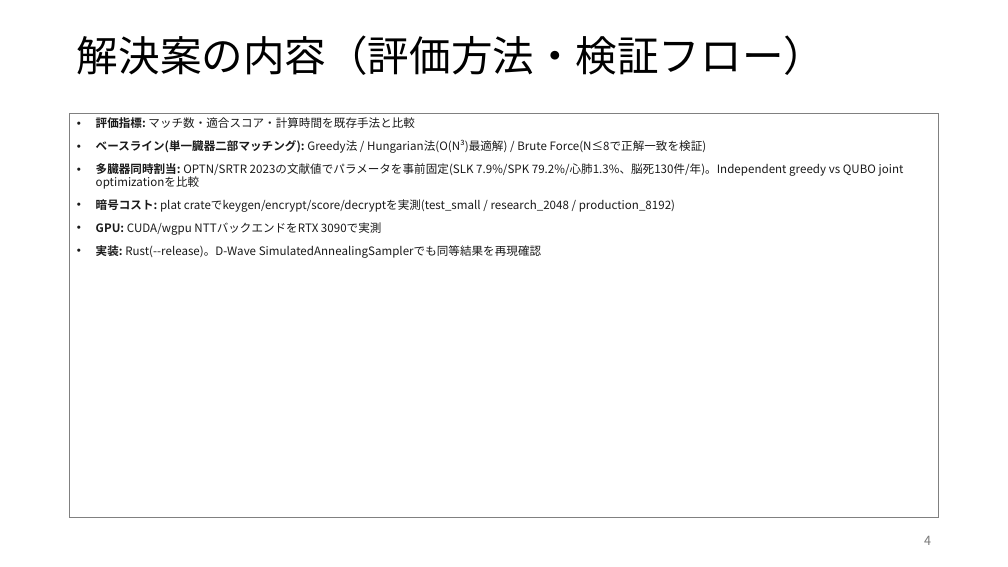
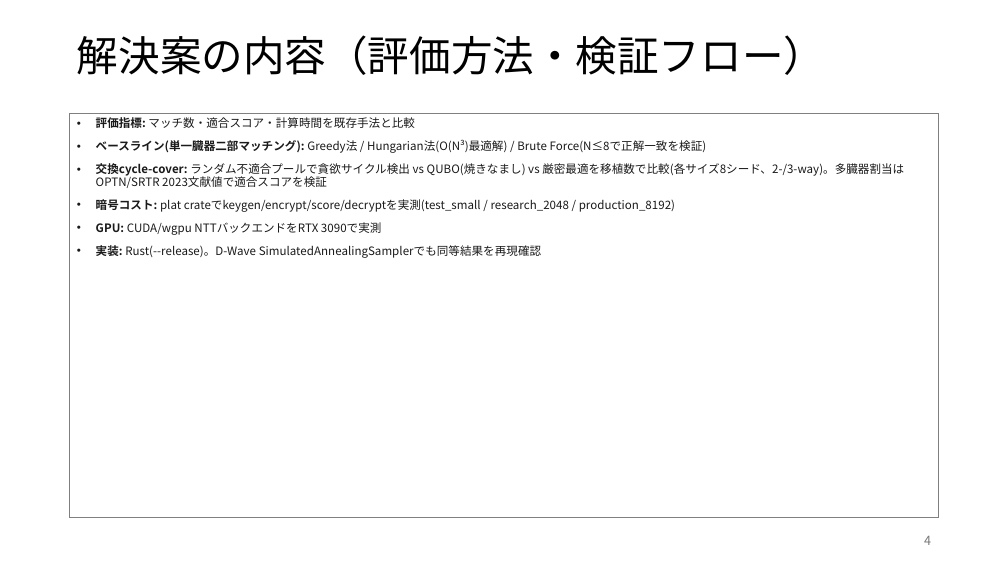
Before and after one commit to Ryujiyasu/niobi, a slide deck: slide 4 of docs/submission/summary_official.pptx. Drawn at 1008x567 pixels with LibreOffice and Linux fonts; fonts in the diff are those of the drawing. Boxes give left, top, right and bottom in pixels: in the first picture for what was removed or moved away, otherwise in the second. Text is boxed around its words. In the diff, an @@ line names an element or a change of style, - is before the commit and + after.

Commit message:
feat: 交換cycle-coverを量子有用性の主軸に据え直し＋提出物の匿名化
量子有用性の論証を実証ベースで再構築（Option B: 交換=量子軸, 多臓器=応用層）:
- 多臓器の救命数割当は分離可能（smart greedy = QUBO = 厳密最適）→ 量子優位なし（正直な負の結果）
- mRMR特徴選択QUBOは古典ベースラインに劣る（原因回収0-25% vs 38-75%）
- 交換cycle-cover（最大重み頂点素サイクル被覆）は真にNP困難:
  QUBOが貪欲に8/8勝・厳密最適に一致、差は規模で拡大（N=8 +1.5 → N=30 +3.8移植）

コード:
- exchange_chain.rs: enumerate_cycles / build・solve_cycle_cover_qubo / exact_cover /
  greedy_cover / generate_exchange_pool ＋ テスト3件（全53テスト通過）
- multi_organ.rs: 救命数メトリクス＋all-or-nothing QUBO＋分離可能性の検証関数
- 新ベンチ: exchange_qubo_bench, lives_saved_bench

報告書・概要版:
- report_draft.md §1/§2.2/§2.3/§4.2/§5.2/§6.1/§6.5 を書き換え。差別化を
  「問題の新しさ」ではなく「プライバシー保護下での最適化」に（先行研究: 量子のみ or
  プライバシーのみ、Niobiは両立）
- 概要版スライド更新（ベンチチャートを交換greedy-vs-QUBOに差し替え）
- official成果物を再生成、文書プロパティ作成者を空欄化、表紙の氏名は保持（規定OK）、
  本文・概要版は匿名化
- 旧版 _final 成果物を archive/ に隔離（誤提出防止）

```diff
--- a/docs/submission/summary_official.pptx
+++ b/docs/submission/summary_official.pptx
@@ text at (x1=96, y1=163, x2=904, y2=188): text changed @@
-• 多臓器同時割当: OPTN/SRTR 2023の文献値でパラメータを事前固定(SLK 7.9%/SPK 79.2%/心肺1.3%、脳死130件/年)。Independent greedy vs QUBO joint optimizationを比較
+• 交換cycle-cover: ランダム不適合プールで貪欲サイクル検出 vs QUBO(焼きなまし) vs 厳密最適を移植数で比較(各サイズ8シード、2-/3-way)。多臓器割当はOPTN/SRTR 2023文献値で適合スコアを検証
```
Also in this commit, not shown: 8 other slides changed, 15 other files.
